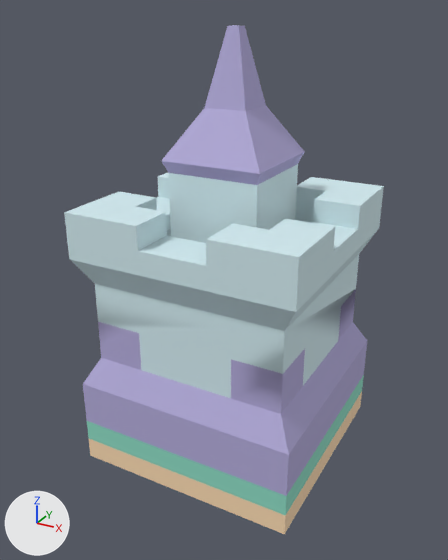
Renders of the OBJ model Project/Asset/Mesh/tile/tower/tile_tower_squareC.obj from each side of a commit.
Rendered twice from a camera (50 mm lens) standing at (1.19, -2.27, 1.94) and looking at (-0.02, -0.06, 0.84). Lighting does not change. The marker at lower left points along +X, +Y and +Z. Where no turn or scale is listed for an object, it has been applied to the vertices.

Objects in the first picture: 'tile', 'towerSquare_sampleC'.
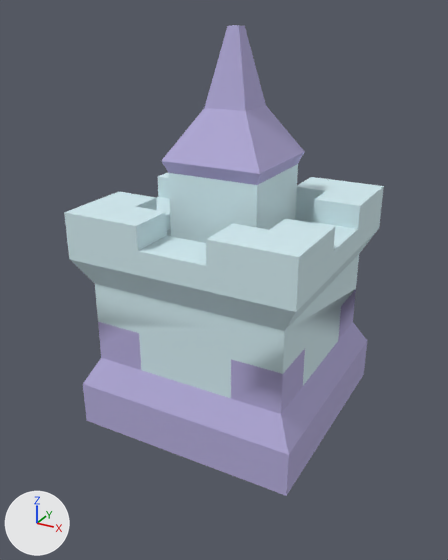
Changed parts and their boxes (x1, y1, x2, y2) in the pictures (448 x 560 px):
'tile', deleted: before (87, 375, 364, 534)
    faces in mat_tile_tower_squarec_tile_foliage (green #8ddbc4): (87, 375, 364, 515)
    faces in mat_tile_tower_squarec_tile_dirt (beige #fcdcb3): (89, 392, 362, 534)

What changed in the scene script:
```text
Remove ob_tile:
    ob_tile = bpy.data.objects.new('tile', me_tile)
    ob_tile.location = (0.0, 0.0, 0.0)
```
